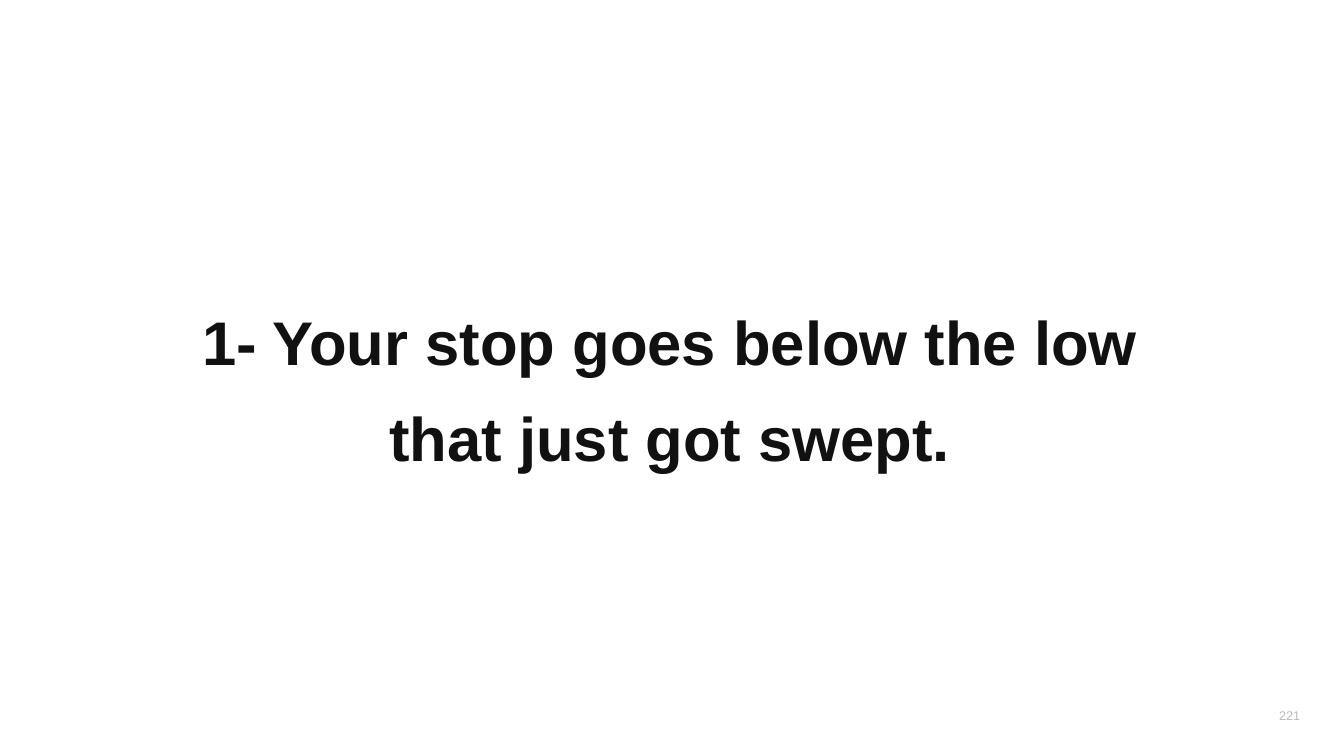
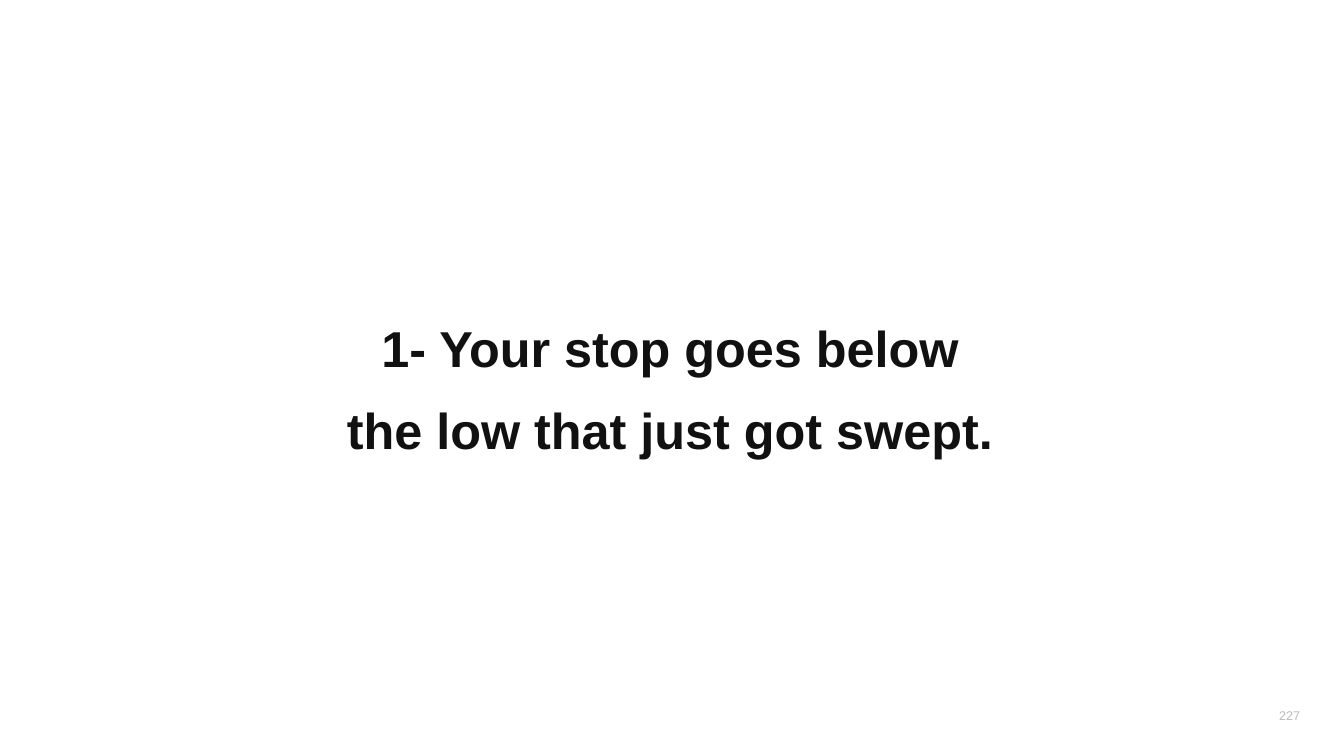
Before and after one commit to heikstepo/webinar-tracking, a slide deck: slide 227 of webinar-rauf/23-DTR-content-section-internal.pptx (slide 221 before the commit). Drawn at 1344x756 pixels with LibreOffice and Linux fonts; fonts in the diff are those of the drawing. Boxes give left, top, right and bottom in pixels: in the first picture for what was removed or moved away, otherwise in the second. Text is boxed around its words. In the diff, an @@ line names an element or a change of style, - is before the commit and + after.

```diff
--- a/webinar-rauf/23-DTR-content-section-internal.pptx
+++ b/webinar-rauf/23-DTR-content-section-internal.pptx
@@ text at bbox=[347, 330, 993, 459]: text changed; size 44 to 36 pt @@
-1- Your stop goes below the low
-that just got swept.
+1- Your stop goes below
+the low that just got swept.
@@ text at bbox=[1279, 711, 1300, 720]: text changed @@
-221
+227
```
Also in this commit, not shown: 250 other slides changed, 13 slides added, 4 slides removed, 2 other files.
